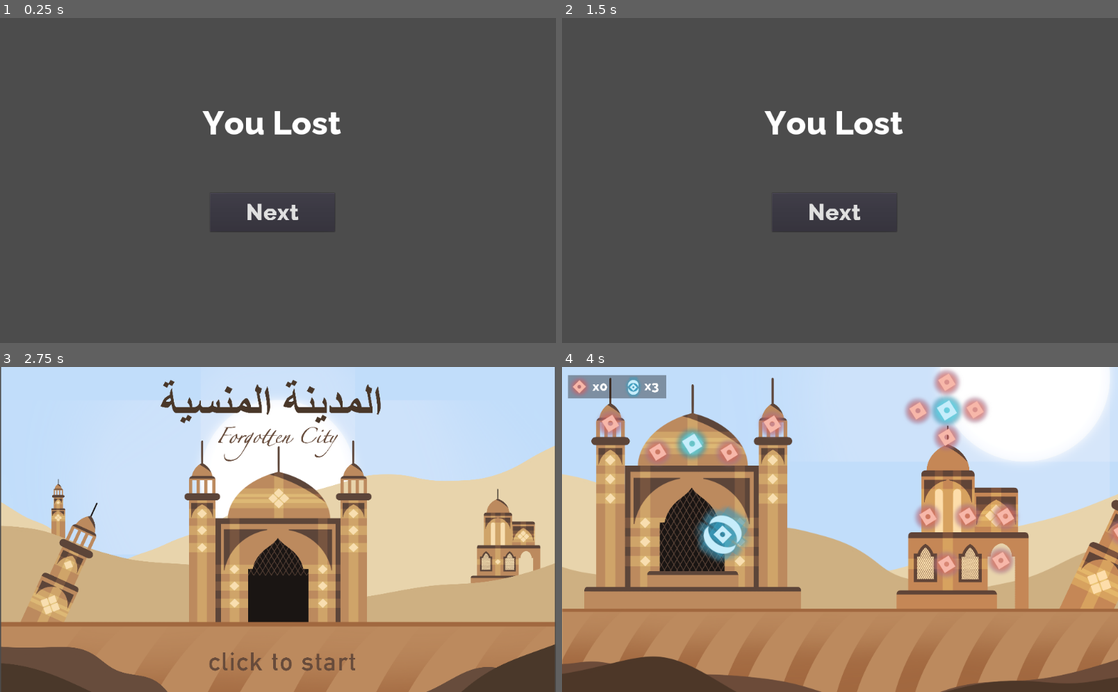
Above: before the commit, frames 1-4 (two rows, left to right).
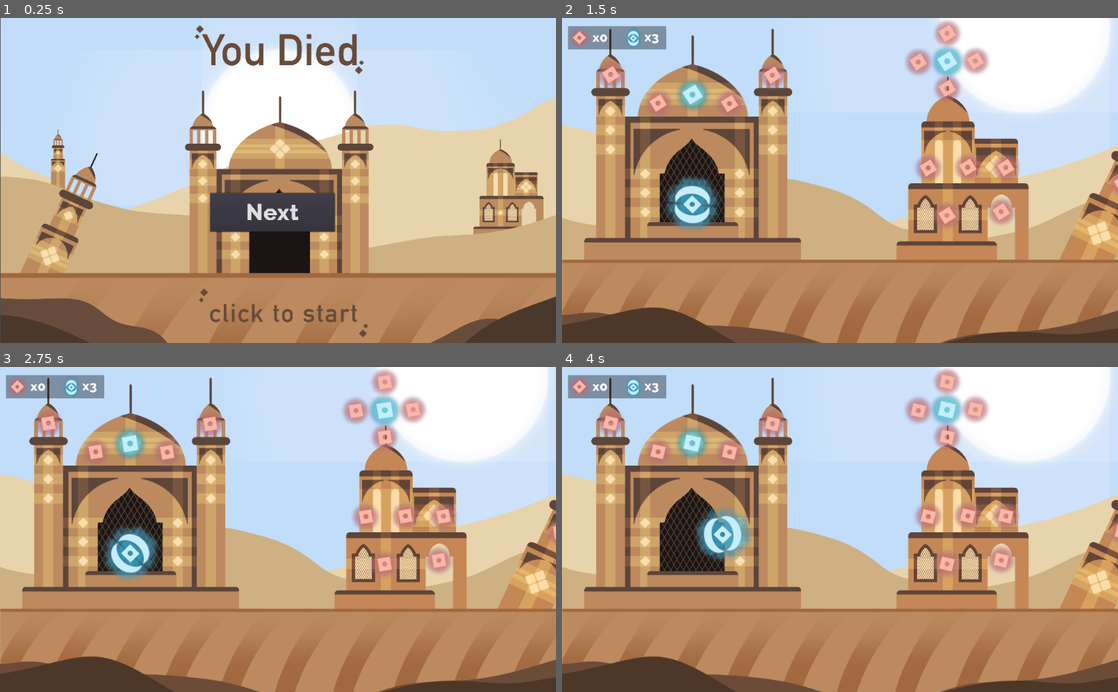
Above: after the commit, the same moments.

Repository: Craiky/csproject
Game: Godot game, scene res://UI/Lose.tscn
Two runs of this game, one before a commit and one after it. Both use one fixed random seed, a clock stepped at 60 frames per second and the inputs below. This scene is started directly instead of the project's main scene.
Inputs (mouse positions are in pixels of both pictures, inside the frame that each line leads up to):
- Up to frame 1 (0.25 s): no input
- Up to frame 2 (1.5 s): click (845, 310) at 0.52 s; click (845, 313) at 1.27 s
- Up to frame 3 (2.75 s): click (272, 562) at 2 s, where only the run before the commit has a clickable "Next"
- Up to frame 4 (4 s): click (845, 662) at 2.77 s; hold Right (move_right) from 3.53 s (still down); tap Space (jump) at 3.77 s

The runs differ from the first frame. In frame 1, 95% of the frame differs, in the area x 0-100%, y 0-100%; in frame 2, 96%; in frame 3, 68%; in frame 4, 1.0%.

Commit message:
Change Win/Lose Screens

Diff:
--- a/Scripts/Lose.gd
+++ b/Scripts/Lose.gd
@@ -8,7 +8,7 @@
 
 # Called when the node enters the scene tree for the first time.
 func _ready():
-	$Button.has_focus()
+	$TextureButton.has_focus()
 
 
 # Called every frame. 'delta' is the elapsed time since the previous frame.
@@ -16,5 +16,5 @@
 #	pass
 
 
-func _on_Button_pressed():
+func _on_TextureButton_pressed():
 	get_tree().change_scene("res://Main Menu.tscn")
--- a/Scripts/win.gd
+++ b/Scripts/win.gd
@@ -7,7 +7,7 @@
 
 # Called when the node enters the scene tree for the first time.
 func _ready():
-	$Button.has_focus()
+	$TextureButton.has_focus()
 
 
 # Called every frame. 'delta' is the elapsed time since the previous frame.
@@ -15,5 +15,7 @@
 #	pass
 
 
-func _on_Button_pressed():
+
+
+func _on_TextureButton_pressed():
 	get_tree().change_scene("res://Main Menu.tscn")
--- a/UI/Lose.tscn
+++ b/UI/Lose.tscn
@@ -1,20 +1,21 @@
-[gd_scene load_steps=3 format=2]
+[gd_scene load_steps=4 format=2]
 
 [ext_resource path="res://Scripts/Lose.gd" type="Script" id=1]
 [ext_resource path="res://Ressources/new_dynamicfont.tres" type="DynamicFont" id=2]
+[ext_resource path="res://Ressources/Sprites/Untitled_Artwork 12.png" type="Texture" id=3]
 
 [node name="Lose" type="Control"]
 anchor_right = 1.0
 anchor_bottom = 1.0
 script = ExtResource( 1 )
 
-[node name="LOSE" type="Label" parent="."]
-margin_left = 373.0
-margin_top = 158.0
-margin_right = 628.0
-margin_bottom = 230.0
-custom_fonts/font = ExtResource( 2 )
-text = "You Lost"
+[node name="TextureRect" type="TextureRect" parent="."]
+margin_left = 1.0
+margin_top = -70.0
+margin_right = 4001.0
+margin_bottom = 2930.0
+rect_scale = Vector2( 0.256655, 0.256655 )
+texture = ExtResource( 3 )
 
 [node name="Button" type="Button" parent="."]
 margin_left = 387.0
@@ -25,4 +26,12 @@
 custom_fonts/font = ExtResource( 2 )
 text = "Next"
 
+[node name="TextureButton" type="TextureButton" parent="."]
+margin_left = 300.0
+margin_top = 400.0
+margin_right = 340.0
+margin_bottom = 440.0
+rect_scale = Vector2( 11.0144, 6.9215 )
+
 [connection signal="pressed" from="Button" to="." method="_on_Button_pressed"]
+[connection signal="pressed" from="TextureButton" to="." method="_on_TextureButton_pressed"]
--- a/UI/Win.tscn
+++ b/UI/Win.tscn
@@ -1,7 +1,7 @@
 [gd_scene load_steps=3 format=2]
 
 [ext_resource path="res://Scripts/win.gd" type="Script" id=1]
-[ext_resource path="res://Ressources/new_dynamicfont.tres" type="DynamicFont" id=4]
+[ext_resource path="res://Ressources/Sprites/Untitled_Artwork 11.png" type="Texture" id=2]
 
 [node name="win" type="Control"]
 anchor_right = 1.0
@@ -9,21 +9,19 @@
 rect_pivot_offset = Vector2( -63, -228 )
 script = ExtResource( 1 )
 
-[node name="WIN" type="Label" parent="."]
-margin_left = 371.0
-margin_top = 143.0
-margin_right = 626.0
-margin_bottom = 215.0
-custom_fonts/font = ExtResource( 4 )
-text = "You Win"
+[node name="TextureRect" type="TextureRect" parent="."]
+margin_left = -1.0
+margin_top = -70.0
+margin_right = 3999.0
+margin_bottom = 2930.0
+rect_scale = Vector2( 0.256929, 0.256929 )
+texture = ExtResource( 2 )
 
-[node name="Button" type="Button" parent="."]
-margin_left = 381.0
-margin_top = 322.0
-margin_right = 709.0
+[node name="TextureButton" type="TextureButton" parent="."]
+margin_left = 101.0
+margin_top = 384.0
+margin_right = 141.0
 margin_bottom = 424.0
-rect_scale = Vector2( 0.7, 0.7 )
-custom_fonts/font = ExtResource( 4 )
-text = "Next"
+rect_scale = Vector2( 20.745, 7.75292 )
 
-[connection signal="pressed" from="Button" to="." method="_on_Button_pressed"]
+[connection signal="pressed" from="TextureButton" to="." method="_on_TextureButton_pressed"]
Binary file added: Ressources/Sprites/Untitled_Artwork 11.png
Not shown, added: Ressources/Sprites/Untitled_Artwork 11.png.import
Binary file added: Ressources/Sprites/Untitled_Artwork 12.png
Not shown, added: Ressources/Sprites/Untitled_Artwork 12.png.import
